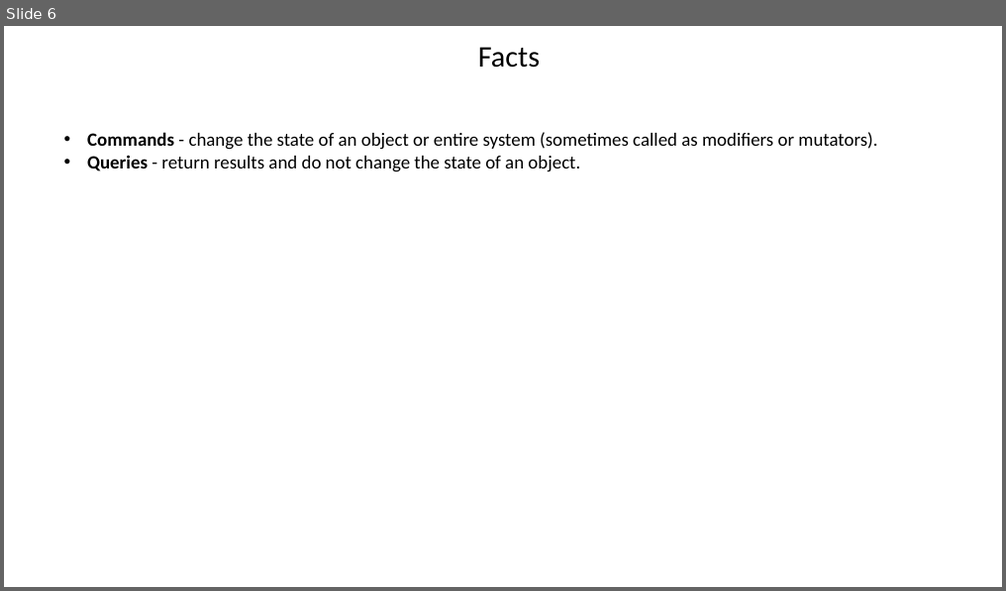
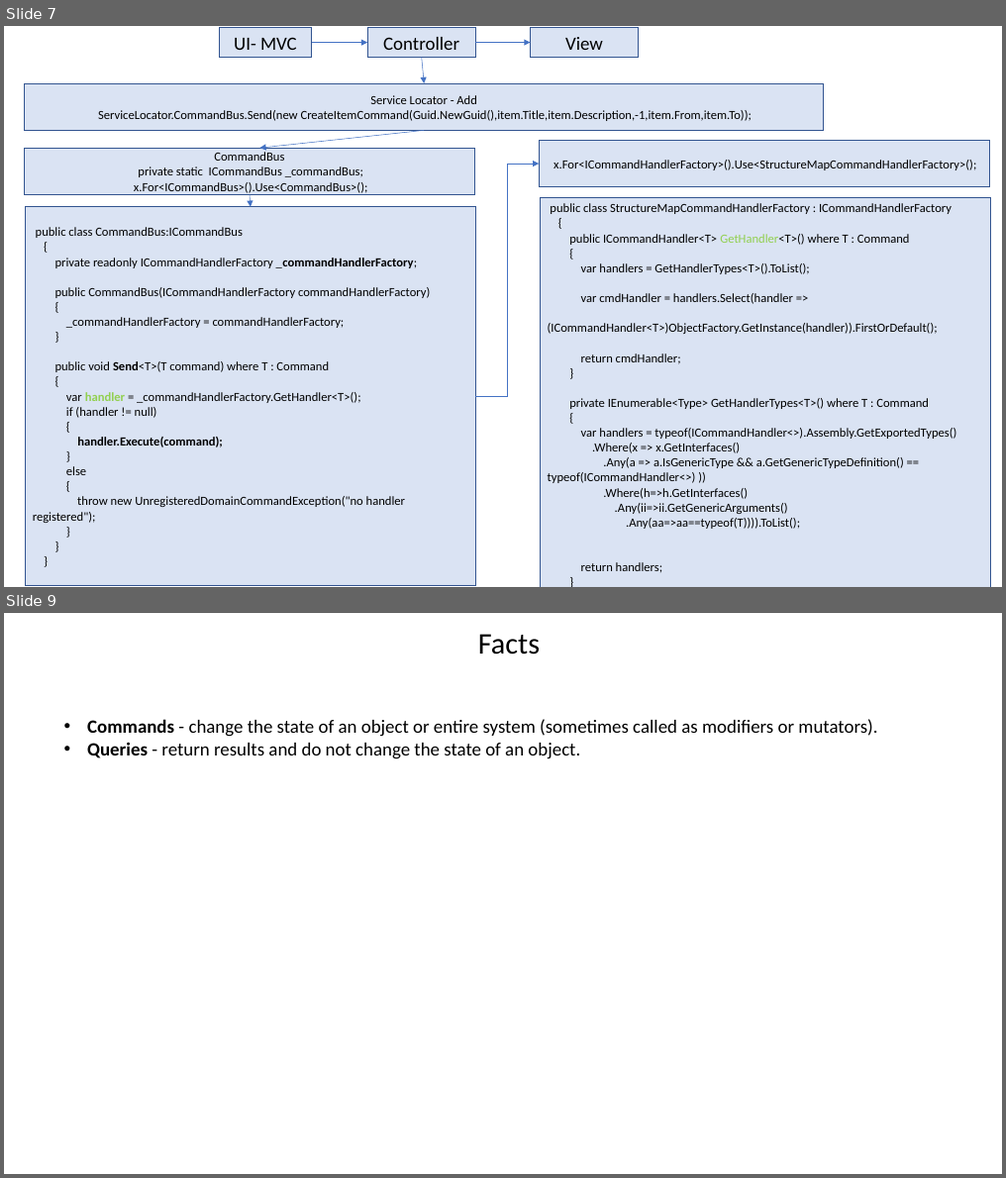
Before and after one commit to jitendrasoni/learning, a slide deck: Learning/Basic/Architect/CQRS/Resource/CQRS.pptx. Shown one above the other, each under a label of ours: slide 6 before the commit, slides 7 and 9 after it; the slides between them are not shown. The pictures are 1006x591 and 1006x1178 pixels, drawn with LibreOffice and Linux fonts; fonts in the diff are those of the drawing. Boxes give left, top, right and bottom in pixels: in the first picture for what was removed or moved away, otherwise in the second. Text is boxed around its words. In the diff, an @@ line names an element or a change of style, - is before the commit and + after.

```diff
--- a/Learning/Basic/Architect/CQRS/Resource/CQRS.pptx
+++ b/Learning/Basic/Architect/CQRS/Resource/CQRS.pptx
@@ slide 7 added at bbox=[4, 26, 1002, 587], background #FFFFFF @@
@@ rectangle added at bbox=[219, 28, 312, 58], fill #DAE3F3, outline #325491 1 pt, 18 pt, text #000000 @@
+UI- MVC
@@ arrow added from (312, 43) to (368, 43), #4472C4 0.5 pt @@
@@ rectangle added at bbox=[368, 28, 475, 58], fill #DAE3F3, outline #325491 1 pt, 18 pt, text #000000 @@
+Controller
@@ arrow added from (475, 43) to (531, 43), #4472C4 0.5 pt @@
@@ rectangle added at bbox=[531, 28, 638, 58], fill #DAE3F3, outline #325491 1 pt, 18 pt, text #000000 @@
+View
@@ rectangle added at bbox=[24, 83, 824, 131], fill #DAE3F3, outline #325491 1 pt, 12 pt, text #000000 @@
+Service Locator - Add
+ServiceLocator.CommandBus.Send(new CreateItemCommand(Guid.NewGuid(),item.Title,item.Description,-1,item.From,item.To));
@@ arrow added from (422, 58) to (424, 83), #4472C4 0.5 pt @@
@@ arrow added from (424, 130) to (260, 148), #4472C4 0.5 pt @@
@@ rectangle added at bbox=[540, 141, 990, 187], fill #DAE3F3, outline #325491 1 pt, 12 pt, text #000000 @@
+x.For<ICommandHandlerFactory>().Use<StructureMapCommandHandlerFactory>();
@@ rectangle added at bbox=[24, 148, 475, 195], fill #DAE3F3, outline #325491 1 pt, 12 pt, text #000000 @@
+CommandBus
+private static ICommandBus _commandBus;
+x.For<ICommandBus>().Use<CommandBus>();
@@ elbow arrow added from (475, 396) to (540, 164), #4472C4 0.5 pt @@
@@ arrow added from (250, 195) to (251, 207), #4472C4 0.5 pt @@
@@ rectangle added at bbox=[540, 197, 991, 587], fill #DAE3F3, outline #325491 1 pt, 12 pt, text #000000 @@
+public class StructureMapCommandHandlerFactory : ICommandHandlerFactory
+{
+public ICommandHandler<T> GetHandler<T>() where T : Command
+{
+var handlers = GetHandlerTypes<T>().ToList();
+var cmdHandler = handlers.Select(handler =>
+(ICommandHandler<T>)ObjectFactory.GetInstance(handler)).FirstOrDefault();
+return cmdHandler;
+}
+private IEnumerable<Type> GetHandlerTypes<T>() where T : Command
+{
+var handlers = typeof(ICommandHandler<>).Assembly.GetExportedTypes()
+.Where(x => x.GetInterfaces()
+.Any(a => a.IsGenericType && a.GetGenericTypeDefinition() == typeof(ICommandHandler<>) ))
+.Where(h=>h.GetInterfaces()
+.Any(ii=>ii.GetGenericArguments()
+.Any(aa=>aa==typeof(T)))).ToList();
+return handlers;
+}
+}
@@ rectangle added at bbox=[25, 207, 475, 586], fill #DAE3F3, outline #325491 1 pt, 12 pt, text #000000 @@
+public class CommandBus:ICommandBus
+{
+private readonly ICommandHandlerFactory _commandHandlerFactory;
+public CommandBus(ICommandHandlerFactory commandHandlerFactory)
+{
+_commandHandlerFactory = commandHandlerFactory;
+}
+public void Send<T>(T command) where T : Command
+{
+var handler = _commandHandlerFactory.GetHandler<T>();
+if (handler != null)
+{
+handler.Execute(command);
+}
+else
+{
+throw new UnregisteredDomainCommandException("no handler registered");
+}
+}
+}
@@ what was slide 6 is now slide 9 @@
```
Also in this commit, not shown: 3 other slides added, 1 slide removed, 1 other file.
